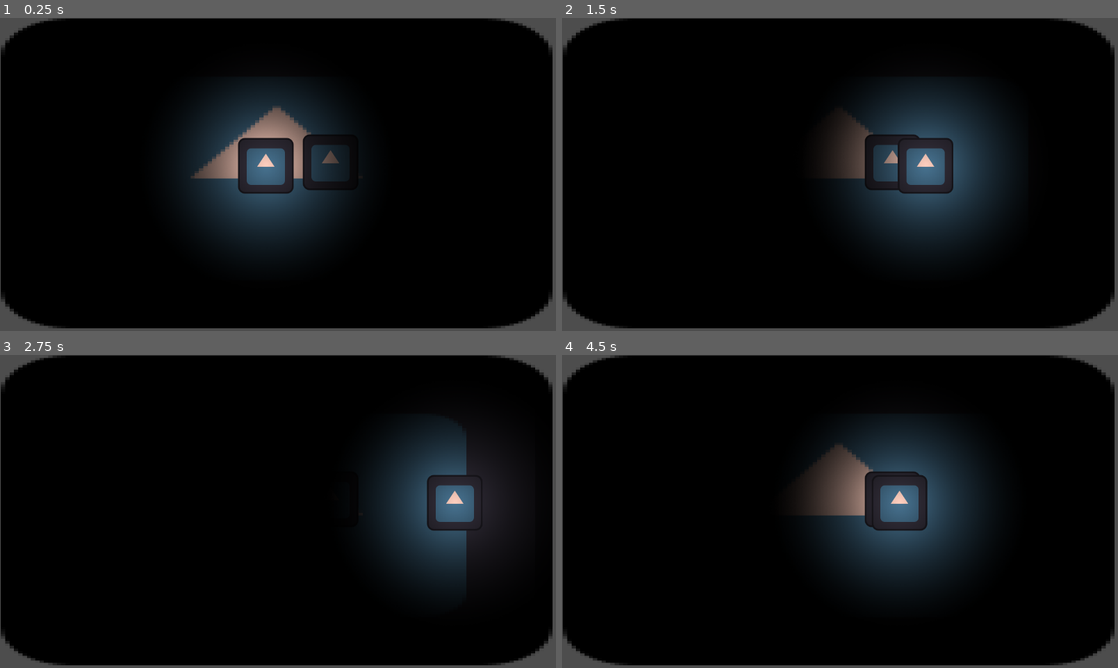
Above: before the commit, frames 1-4 (two rows, left to right).
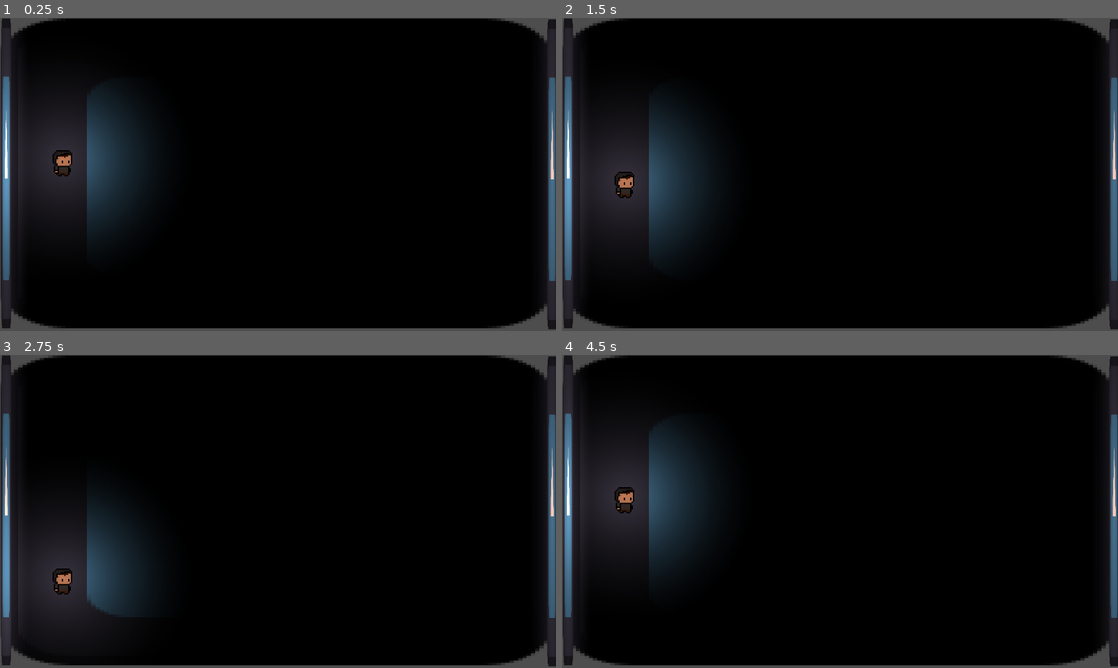
Above: after the commit, the same moments.

Repository: IndianJanos/godot-wild-jam--82
Game: Godot game, scene res://scenes/game.tscn
Two runs of this game, one before a commit and one after it. Both use one fixed random seed, a clock stepped at 60 frames per second and the inputs below. The engine's default icon, where the game draws it, is replaced by a stand-in: a white triangle on a blue panel in a dark square.
Inputs:
- Up to frame 1 (0.25 s): no input
- Up to frame 2 (1.5 s): tap Enter at 0.5 s; hold Right (ui_right) 0.53-1.28 s; hold S (move_down, bound only after the commit) from 1.28 s (still down)
- Up to frame 3 (2.75 s): release S (move_down, bound only after the commit) at 2.03 s; hold Right (ui_right) from 2.03 s (still down)
- Up to frame 4 (4.5 s): release Right (ui_right) at 2.78 s; hold W (move_up, bound only after the commit) 2.78-3.53 s; hold Left (ui_left) from 3.53 s (still down)

The runs differ from the first frame. In frame 1, 26% of the frame differs, in the area x 0-100%, y 0-100%; in frame 2, 27%; in frame 3, 22%; in frame 4, 27%.

Commit message:
Player, enemy script prototype

Diff:
--- a/project.godot
+++ b/project.godot
@@ -20,6 +20,29 @@
 window/size/viewport_width=1280
 window/size/viewport_height=720
 
+[input]
+
+move_right={
+"deadzone": 0.2,
+"events": [Object(InputEventKey,"resource_local_to_scene":false,"resource_name":"","device":-1,"window_id":0,"alt_pressed":false,"shift_pressed":false,"ctrl_pressed":false,"meta_pressed":false,"pressed":false,"keycode":0,"physical_keycode":0,"key_label":68,"unicode":100,"location":0,"echo":false,"script":null)
+]
+}
+move_left={
+"deadzone": 0.2,
+"events": [Object(InputEventKey,"resource_local_to_scene":false,"resource_name":"","device":-1,"window_id":0,"alt_pressed":false,"shift_pressed":false,"ctrl_pressed":false,"meta_pressed":false,"pressed":false,"keycode":0,"physical_keycode":0,"key_label":65,"unicode":97,"location":0,"echo":false,"script":null)
+]
+}
+move_up={
+"deadzone": 0.2,
+"events": [Object(InputEventKey,"resource_local_to_scene":false,"resource_name":"","device":-1,"window_id":0,"alt_pressed":false,"shift_pressed":false,"ctrl_pressed":false,"meta_pressed":false,"pressed":false,"keycode":0,"physical_keycode":0,"key_label":87,"unicode":119,"location":0,"echo":false,"script":null)
+]
+}
+move_down={
+"deadzone": 0.2,
+"events": [Object(InputEventKey,"resource_local_to_scene":false,"resource_name":"","device":-1,"window_id":0,"alt_pressed":false,"shift_pressed":false,"ctrl_pressed":false,"meta_pressed":false,"pressed":false,"keycode":0,"physical_keycode":0,"key_label":83,"unicode":115,"location":0,"echo":false,"script":null)
+]
+}
+
 [rendering]
 
 textures/canvas_textures/default_texture_filter=0
--- a/scenes/game.tscn
+++ b/scenes/game.tscn
@@ -1,13 +1,26 @@
-[gd_scene load_steps=5 format=3 uid="uid://bim8w7s70lfbb"]
+[gd_scene load_steps=9 format=3 uid="uid://bim8w7s70lfbb"]
 
 [ext_resource type="Texture2D" uid="uid://dlr1tmmj24u3u" path="res://assets/sprites/light.png" id="1_uwrxv"]
 [ext_resource type="Texture2D" uid="uid://0hkt3ew7qjwq" path="res://icon.svg" id="1_yqjtg"]
-[ext_resource type="Script" uid="uid://cbxb2ln75d0qc" path="res://scenes/player.gd" id="2_lnu2h"]
+[ext_resource type="Script" uid="uid://cbxb2ln75d0qc" path="res://scripts/player.gd" id="2_lnu2h"]
+[ext_resource type="Texture2D" uid="uid://c4vik3f4g8750" path="res://assets/sprites/player0.png" id="4_iywne"]
+[ext_resource type="Script" uid="uid://bymq0ctd1hpyl" path="res://scripts/enemy.gd" id="4_lbhrr"]
+
+[sub_resource type="NavigationPolygon" id="NavigationPolygon_iywne"]
+vertices = PackedVector2Array(1245.02, 11.9375, 1246.97, 709.938, 35.0391, 703.047, 37.9531, 5.04688)
+polygons = Array[PackedInt32Array]([PackedInt32Array(0, 1, 2, 3)])
+outlines = Array[PackedVector2Array]([PackedVector2Array(28, -5, 1255, 2, 1257, 720, 25, 713)])
+
+[sub_resource type="RectangleShape2D" id="RectangleShape2D_lnu2h"]
+size = Vector2(25, 721)
 
 [sub_resource type="RectangleShape2D" id="RectangleShape2D_yqjtg"]
-size = Vector2(128, 128)
+size = Vector2(47, 62)
 
 [node name="Game" type="Node2D"]
+
+[node name="NavigationRegion2D" type="NavigationRegion2D" parent="."]
+navigation_polygon = SubResource("NavigationPolygon_iywne")
 
 [node name="Background" type="Sprite2D" parent="."]
 position = Vector2(637, 357.5)
@@ -19,16 +32,66 @@
 scale = Vector2(0.100787, 0.179523)
 color = Color(0, 0, 0, 1)
 
-[node name="Enemy" type="Sprite2D" parent="."]
-position = Vector2(761, 332)
+[node name="Wall2" type="StaticBody2D" parent="."]
+position = Vector2(1257, 2)
+
+[node name="Sprite2D" type="Sprite2D" parent="Wall2"]
+position = Vector2(14.25, 357.5)
+scale = Vector2(0.183594, 5.57031)
 texture = ExtResource("1_yqjtg")
 
+[node name="PointLight2D" type="PointLight2D" parent="Wall2"]
+position = Vector2(14.25, 357.5)
+scale = Vector2(0.367187, 11.1406)
+color = Color(0.999999, 0.813079, 0.750217, 1)
+texture = ExtResource("1_uwrxv")
+
+[node name="CollisionShape2D" type="CollisionShape2D" parent="Wall2"]
+position = Vector2(13.5, 361.5)
+shape = SubResource("RectangleShape2D_lnu2h")
+
+[node name="Enemy" type="CharacterBody2D" parent="."]
+position = Vector2(756, 321)
+script = ExtResource("4_lbhrr")
+target_node = NodePath("../Player")
+nav_region_path = NodePath("../NavigationRegion2D")
+patrol_points = Array[Vector2]([Vector2(100, 300), Vector2(1000, 10000)])
+
+[node name="Polygon2D" type="Polygon2D" parent="Enemy"]
+
+[node name="CollisionShape2D" type="CollisionShape2D" parent="Enemy"]
+shape = SubResource("RectangleShape2D_yqjtg")
+
+[node name="Sprite2D" type="Sprite2D" parent="Enemy"]
+position = Vector2(1, -7)
+scale = Vector2(3, 3)
+texture = ExtResource("4_iywne")
+
+[node name="Wall" type="StaticBody2D" parent="."]
+
+[node name="Sprite2D" type="Sprite2D" parent="Wall"]
+position = Vector2(14.25, 357.5)
+scale = Vector2(0.183594, 5.57031)
+texture = ExtResource("1_yqjtg")
+
+[node name="PointLight2D" type="PointLight2D" parent="Wall"]
+position = Vector2(14.25, 357.5)
+scale = Vector2(0.367187, 11.1406)
+color = Color(0.999999, 0.813079, 0.750217, 1)
+texture = ExtResource("1_uwrxv")
+
+[node name="CollisionShape2D" type="CollisionShape2D" parent="Wall"]
+position = Vector2(13.5, 361.5)
+shape = SubResource("RectangleShape2D_lnu2h")
+
 [node name="Player" type="CharacterBody2D" parent="."]
-position = Vector2(612, 340)
+position = Vector2(145, 325)
 script = ExtResource("2_lnu2h")
+speed = 15000.0
 
-[node name="Enemy" type="Sprite2D" parent="Player"]
-texture = ExtResource("1_yqjtg")
+[node name="Sprite2D" type="Sprite2D" parent="Player"]
+scale = Vector2(3, 3)
+texture = ExtResource("4_iywne")
 
 [node name="PointLight2D" type="PointLight2D" parent="Player"]
 scale = Vector2(2, 2)
@@ -36,5 +99,5 @@
 texture = ExtResource("1_uwrxv")
 
 [node name="CollisionShape2D" type="CollisionShape2D" parent="Player"]
-position = Vector2(0, -1)
+position = Vector2(-1.5, 9)
 shape = SubResource("RectangleShape2D_yqjtg")
--- a/scenes/player.gd
+++ /dev/null
@@ -1,17 +0,0 @@
-extends CharacterBody2D
-
-
-const SPEED = 300.0
-
-func _physics_process(delta: float) -> void:
-	print("should move")
-
-	# Get the input direction and handle the movement/deceleration.
-	# As good practice, you should replace UI actions with custom gameplay actions.
-	var direction := Input.get_axis("ui_left", "ui_right")
-	if direction:
-		velocity.x = direction * SPEED
-	else:
-		velocity.x = move_toward(velocity.x, 0, SPEED)
-
-	move_and_slide()
--- /dev/null
+++ b/scripts/enemy.gd
@@ -0,0 +1,84 @@
+extends CharacterBody2D
+
+@export var speed: float = 100.0
+@export var target_node: NodePath
+@export var nav_region_path: NodePath
+@export var patrol_points: Array[Vector2] = []
+@export var cone_length: float = 200.0
+@export var cone_angle: float = 90.0
+@export var ray_count: int = 30
+
+@onready var vision_cone := $Polygon2D
+@onready var player := get_node("../Player")
+
+var path: PackedVector2Array = []
+var path_index := 0
+var patrol_index := 0
+var chasing := false
+
+func _ready():
+	update_path_to(patrol_points[patrol_index])
+
+func _physics_process(delta: float):
+	update_vision_cone()
+
+	var player = get_node(target_node)
+
+	if is_player_visible(player):
+		if not chasing:
+			chasing = true
+		update_path_to(player.global_position)
+	elif not chasing and path_index >= path.size():
+		patrol_index = (patrol_index + 1) % patrol_points.size()
+		update_path_to(patrol_points[patrol_index])
+		vision_cone.look_at(patrol_points[patrol_index])
+
+	move_along_path()
+
+func move_along_path():
+	if path_index >= path.size():
+		velocity = Vector2.ZERO
+		return
+
+	var target_pos = path[path_index]
+	var direction = (target_pos - global_position).normalized()
+	velocity = direction * speed
+	move_and_slide()
+
+	if global_position.distance_to(target_pos) < 4.0:
+		path_index += 1
+
+func update_path_to(target_pos: Vector2):
+	var nav_region = get_node(nav_region_path) as NavigationRegion2D
+	var map = nav_region.get_navigation_map()
+	path = NavigationServer2D.map_get_path(map, global_position, target_pos, false)
+	path_index = 0
+
+func is_player_visible(player: Node2D) -> bool:
+	var space = get_world_2d().direct_space_state
+	var query := PhysicsRayQueryParameters2D.create(global_position, player.global_position)
+	query.exclude = [self]
+	var result = space.intersect_ray(query)
+	return result.collider == player
+
+func update_vision_cone():
+	var points: Array[Vector2] = [Vector2.ZERO]
+	var start_angle = -cone_angle / 2.0
+	var angle_step = cone_angle / ray_count
+	var space_state = get_world_2d().direct_space_state
+
+	for i in range(ray_count + 1):
+		var angle_rad = deg_to_rad(start_angle + i * angle_step)
+		var direction = global_transform.x.rotated(angle_rad)
+		var target = global_position + direction * cone_length
+
+		var query = PhysicsRayQueryParameters2D.create(global_position, target)
+		query.exclude = [self]
+		var result = space_state.intersect_ray(query)
+		var hit_point = result.position if result else target
+		points.append(to_local(hit_point))
+
+		if result and result.collider == player:
+			vision_cone.color = Color.RED
+
+	vision_cone.polygon = points
--- /dev/null
+++ b/scripts/player.gd
@@ -0,0 +1,15 @@
+extends CharacterBody2D
+
+@export var speed: float = 200.0
+
+func _physics_process(delta: float) -> void:
+	var input_vector := Vector2.ZERO
+
+	input_vector.x = Input.get_action_strength("move_right") - Input.get_action_strength("move_left")
+	input_vector.y = Input.get_action_strength("move_down") - Input.get_action_strength("move_up")
+
+	if input_vector.length_squared() > 0:
+		input_vector = input_vector.normalized()
+
+	velocity = input_vector * speed * delta
+	move_and_slide()
Binary file added: assets/sprites/player0.png
Not shown, added: assets/sprites/player0.png.import
Not shown, added: scripts/enemy.gd.uid
Renamed: scenes/player.gd.uid -> scripts/player.gd.uid
